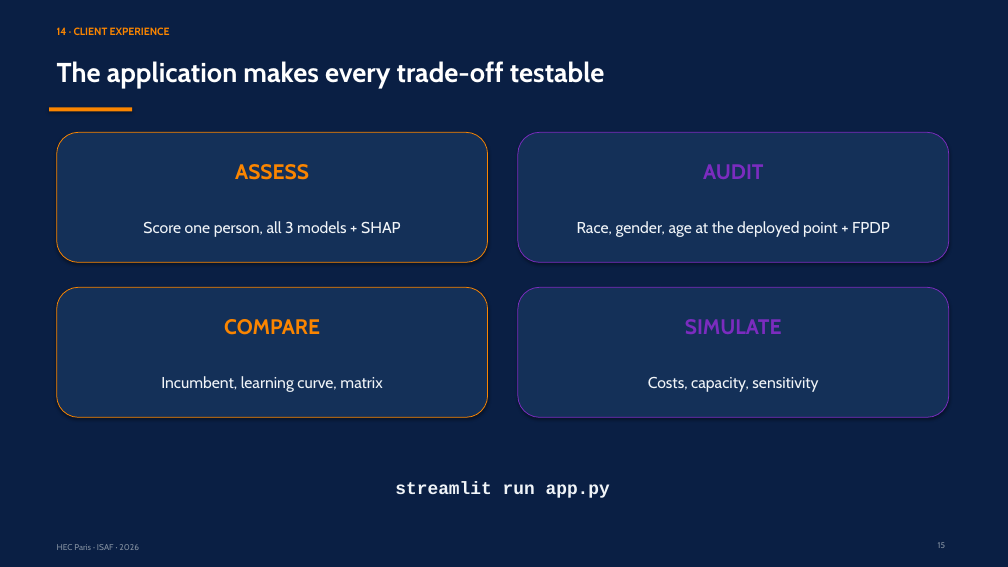
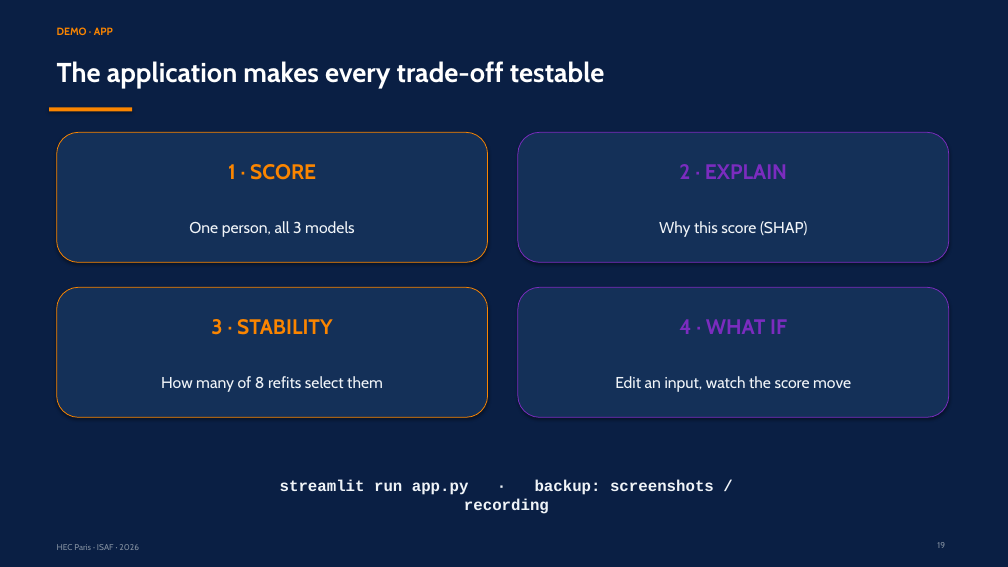
Before and after one commit to RyanBalech/recidivism-forecasting-analysis, a slide deck: slide 19 of reports/ISAF_Recidivism_Presentation.pptx (slide 15 before the commit). Drawn at 1008x567 pixels with LibreOffice and Linux fonts; fonts in the diff are those of the drawing. Boxes give left, top, right and bottom in pixels: in the first picture for what was removed or moved away, otherwise in the second. Text is boxed around its words. In the diff, an @@ line names an element or a change of style, - is before the commit and + after.

```diff
--- a/reports/ISAF_Recidivism_Presentation.pptx
+++ b/reports/ISAF_Recidivism_Presentation.pptx
@@ text at <box>57,27,113,35</box>: text changed @@
-14 · CLIENT EXPERIENCE
+DEMO · APP
@@ text at <box>228,164,316,180</box>: text changed @@
-ASSESS
+1 · SCORE
@@ text at <box>679,164,787,179</box>: text changed @@
-AUDIT
+2 · EXPLAIN
@@ text at <box>189,221,355,237</box>: text changed @@
-Score one person, all 3 models + SHAP
+One person, all 3 models
@@ text at <box>659,221,807,237</box>: text changed @@
-Race, gender, age at the deployed point + FPDP
+Why this score (SHAP)
@@ text at <box>211,319,333,335</box>: text changed @@
-COMPARE
+3 · STABILITY
@@ text at <box>679,319,787,334</box>: text changed @@
-SIMULATE
+4 · WHAT IF
@@ text at <box>161,376,383,392</box>: text changed @@
-Incumbent, learning curve, matrix
+How many of 8 refits select them
@@ text at <box>615,376,851,392</box>: text changed @@
-Costs, capacity, sensitivity
+Edit an input, watch the score move
@@ text at <box>280,480,714,514</box>: text changed; size 17 to 15 pt @@
-streamlit run app.py
+streamlit run app.py · backup: screenshots / recording
```
Also in this commit, not shown: 8 other slides changed, 17 slides added, 13 slides removed, 10 other files.
